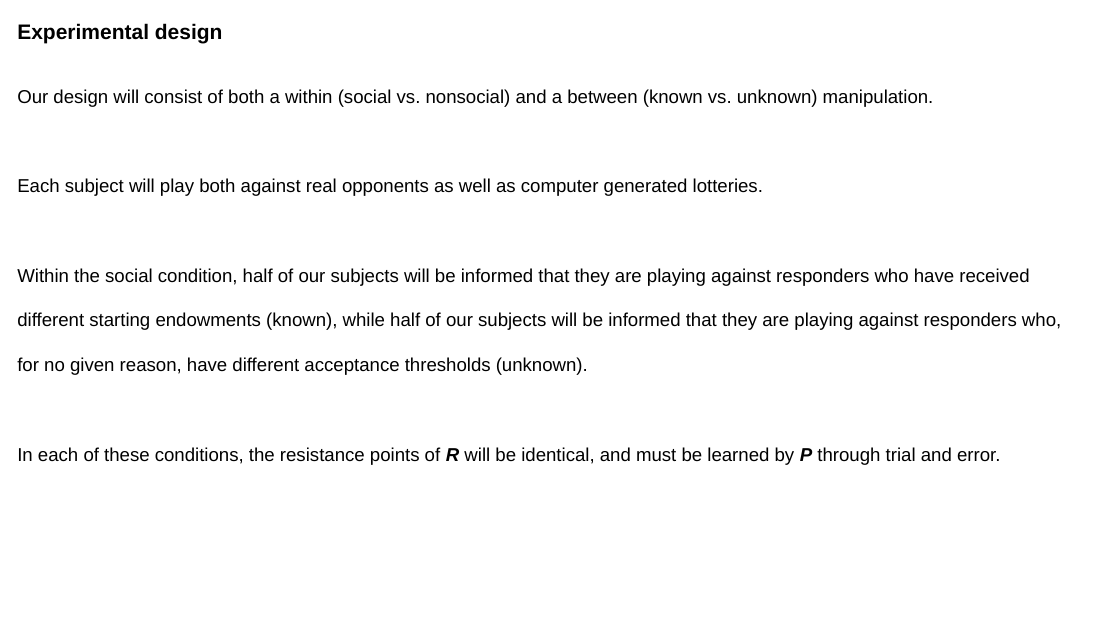
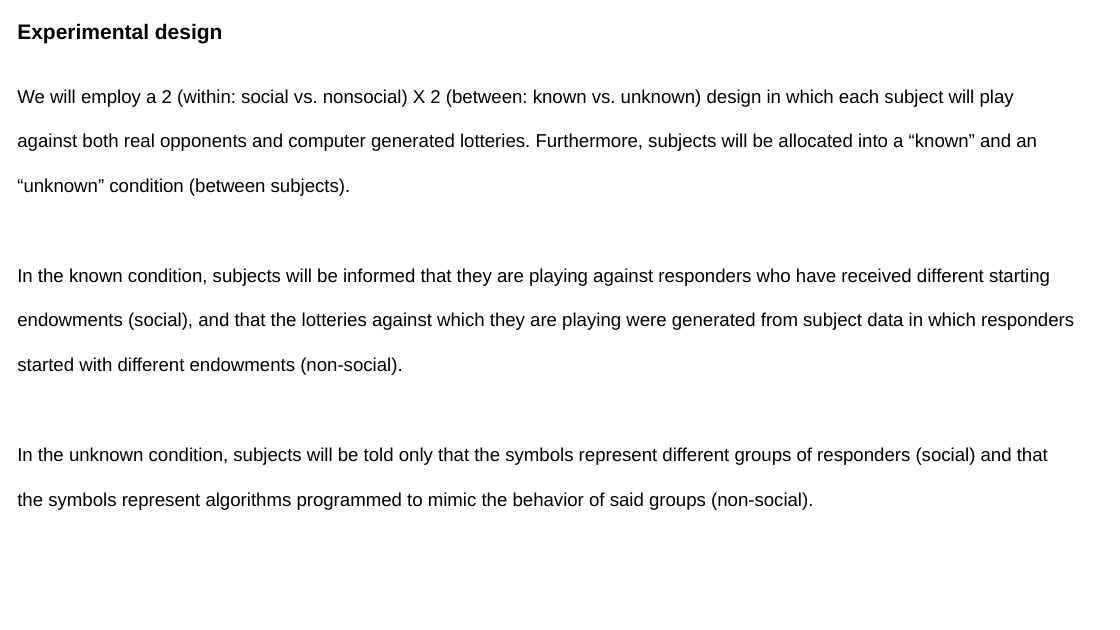
Before and after one commit to michaelrojekgiffin/RL, a slide deck: slide 8 of reports/Design_presentation.pptx. Drawn at 1120x630 pixels with LibreOffice and Linux fonts; fonts in the diff are those of the drawing. Boxes give left, top, right and bottom in pixels: in the first picture for what was removed or moved away, otherwise in the second. Text is boxed around its words. In the diff, an @@ line names an element or a change of style, - is before the commit and + after.

```diff
--- a/reports/Design_presentation.pptx
+++ b/reports/Design_presentation.pptx
@@ text at box(17, 89, 1074, 510): text changed @@
-Our design will consist of both a within (social vs. nonsocial) and a between (known vs. unknown) manipulation.
-Each subject will play both against real opponents as well as computer generated lotteries.
-Within the social condition, half of our subjects will be informed that they are playing against responders who have received different starting endowments (known), while half of our subjects will be informed that they are playing against responders who, for no given reason, have different acceptance thresholds (unknown).
-In each of these conditions, the resistance points of R will be identical, and must be learned by P through trial and error.
+We will employ a 2 (within: social vs. nonsocial) X 2 (between: known vs. unknown) design in which each subject will play against both real opponents and computer generated lotteries. Furthermore, subjects will be allocated into a “known” and an “unknown” condition (between subjects).
+In the known condition, subjects will be informed that they are playing against responders who have received different starting endowments (social), and that the lotteries against which they are playing were generated from subject data in which responders started with different endowments (non-social).
+In the unknown condition, subjects will be told only that the symbols represent different groups of responders (social) and that the symbols represent algorithms programmed to mimic the behavior of said groups (non-social).
```
Also in this commit, not shown: 4 other slides changed, 1 slide added, 1 slide removed, 3 other files.
